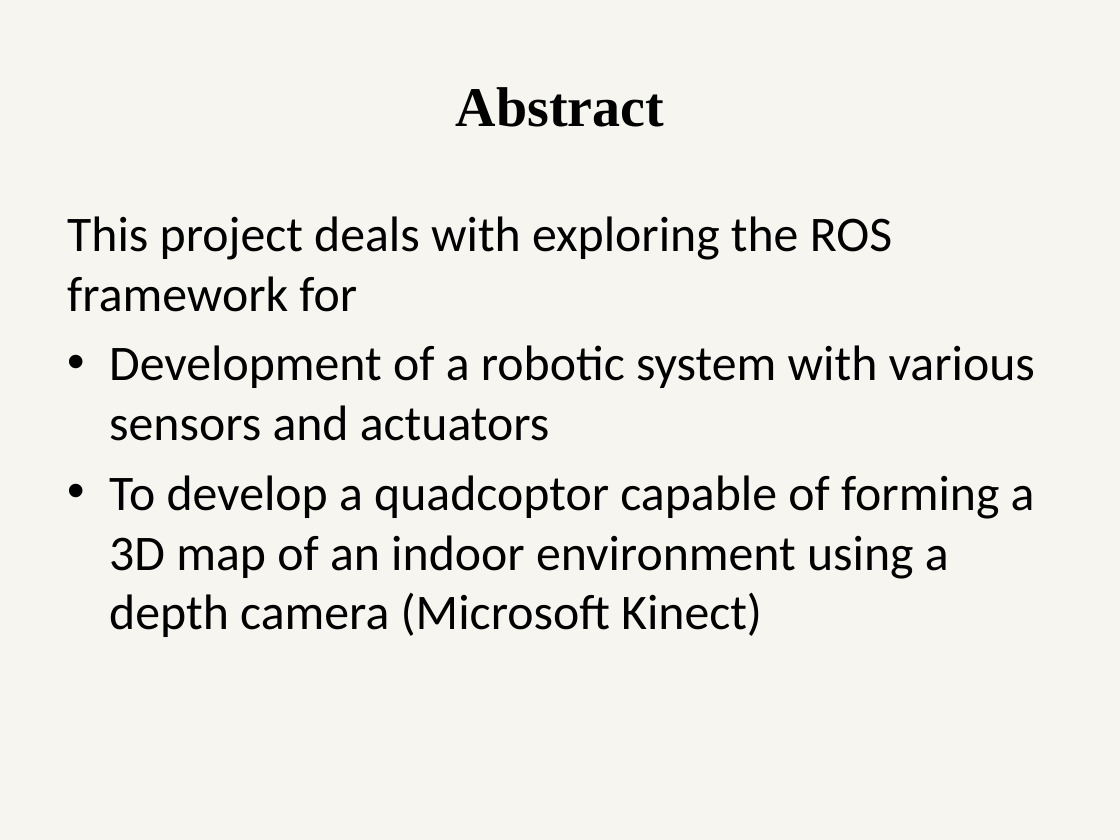
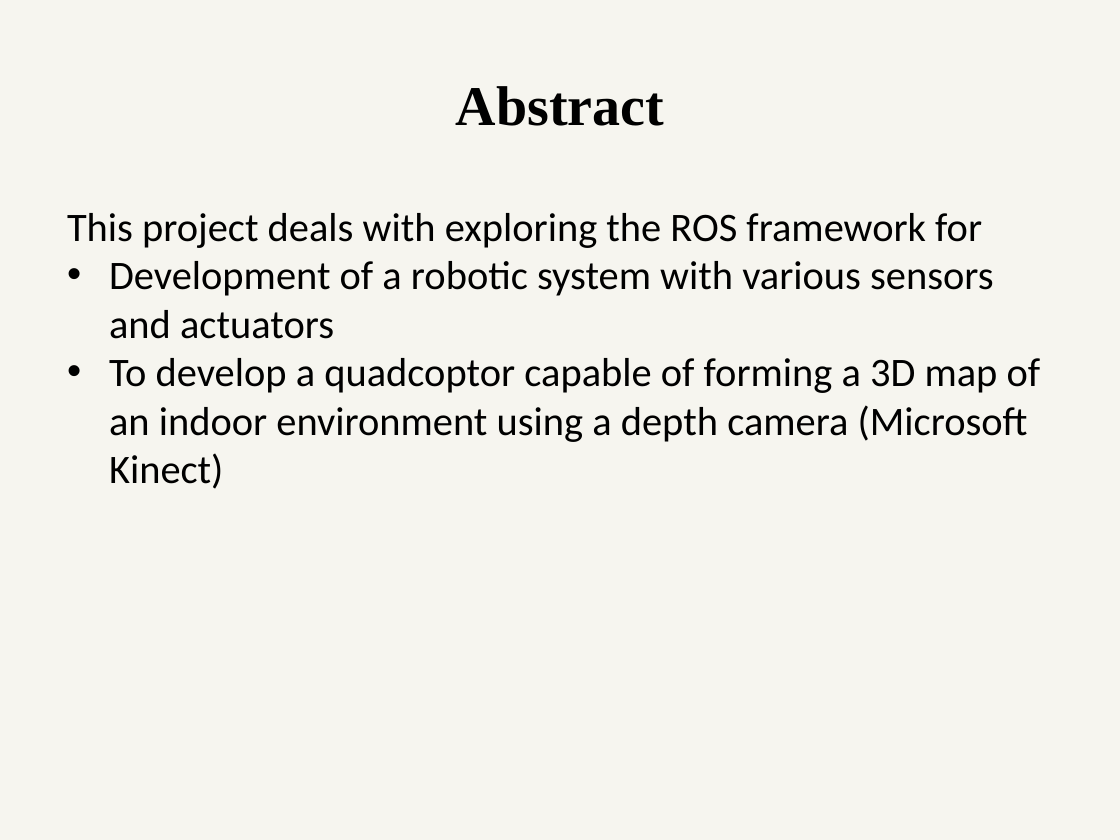
Before and after one commit to ETRX-Batch-2019/Robot-Development-using-ROS, a slide deck: slide 4 of Presentation/4-Aug/Robot-dev-using-ROS.pptx. Drawn at 1120x840 pixels with LibreOffice and Linux fonts; fonts in the diff are those of the drawing. Boxes give left, top, right and bottom in pixels: in the first picture for what was removed or moved away, otherwise in the second. Text is boxed around its words. In the diff, an @@ line names an element or a change of style, - is before the commit and + after.

```diff
--- a/Presentation/4-Aug/Robot-dev-using-ROS.pptx
+++ b/Presentation/4-Aug/Robot-dev-using-ROS.pptx
@@ background #EEECE1 at 50% opacity to #EEECE1 at 51% opacity @@
@@ text "This project deals with exploring ..." at [67,213,1041,489]: size 32 to 26 pt; less space between paragraphs; indent changed @@
```
Also in this commit, not shown: 10 other slides changed, 1 slide added, 2 slides removed.
